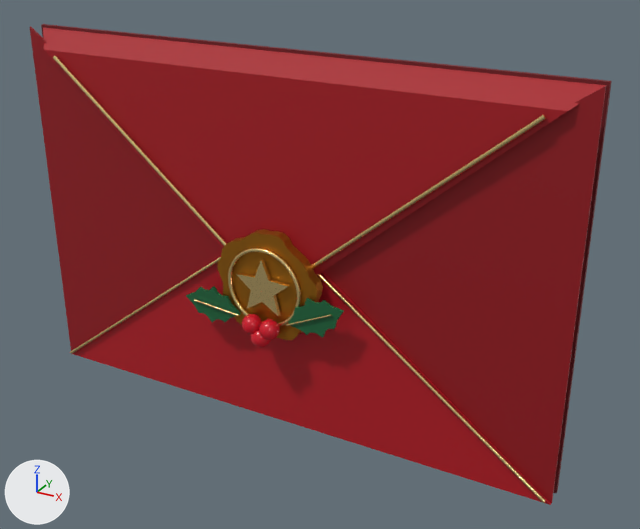
One commit to the glTF model models/christmas-envelope/envelope.glb: the scene before it, then after it.
Rendered twice from a camera (50 mm lens) standing at (2.32, -3.75, 1.84) and looking at (0.25, 0.02, -0.05). The lights are fixed; the arrows at lower left show +X, +Y and +Z. The older version comes first. Where no turn or scale is listed for an object, it has been applied to the vertices.

The first picture shows 'Back', 'Flap', 'FlapTrim', 'PocketBottom', 'PocketLeft', 'PocketRight', 'PocketTrim', 'SealHolly0', 'SealHolly1', 'SealWax0', 'SealWax1', 'SealWax2' and 16 more.
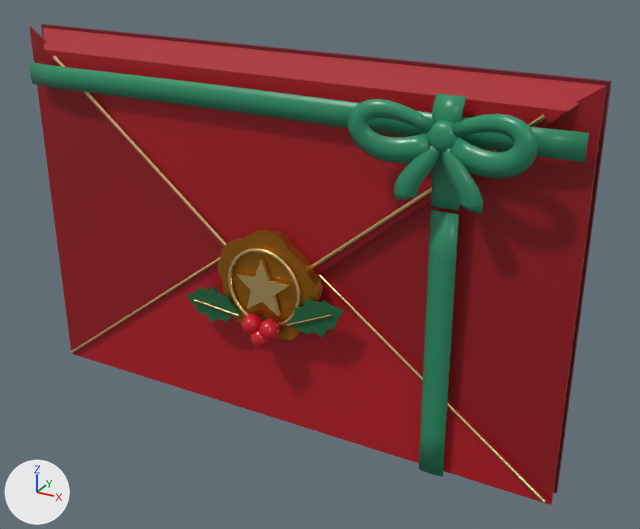
Scene script edits in JSON lines:
```json
{"op": "add", "block": "mat_satinribbon", "code": ["mat_satinribbon = principled_material('SatinRibbon')", "mat_satinribbon.base_color = (0.0242, 0.275, 0.133)  # green #2b8f66", "mat_satinribbon.roughness = 0.31"]}
{"op": "add", "block": "me_ribbonpocketband", "code": ["me_ribbonpocketband = bpy.data.meshes.new('RibbonPocketBand')", "me_ribbonpocketband.from_pydata(...)  # 42 vertices, 80 faces; spans x 0.902..1.038, y -0.113..-0.078, z -1.056..0.417", "me_ribbonpocketband.materials.append(mat_satinribbon)  # green #2b8f66"]}
{"op": "add", "block": "me_ribbonbow", "code": ["me_ribbonbow = bpy.data.meshes.new('RibbonBow')", "me_ribbonbow.from_pydata(...)  # 624 vertices, 1220 faces; spans x -1.57..1.57, y -0.26..-0.09, z 0.44..0.96", "me_ribbonbow.materials.append(mat_satinribbon)  # green #2b8f66"]}
{"op": "add", "block": "ob_ribbonpocketband", "code": ["ob_ribbonpocketband = bpy.data.objects.new('RibbonPocketBand', me_ribbonpocketband)", "ob_ribbonpocketband.location = (0.0, 0.0, 0.0)"]}
{"op": "add", "block": "ob_ribbonbow", "code": ["ob_ribbonbow = bpy.data.objects.new('RibbonBow', me_ribbonbow)", "ob_ribbonbow.location = (0.0, 0.0, 0.0)"]}
```

Location of each change, (x1, y1, x2, y2) in pixels of the pictures (640 x 529 px):
```json
{"object": "RibbonBow", "change": "added", "after": [29, 62, 589, 215], "on screen": "green"}
{"object": "RibbonPocketBand", "change": "added", "after": [419, 209, 459, 477], "on screen": "green"}
```
